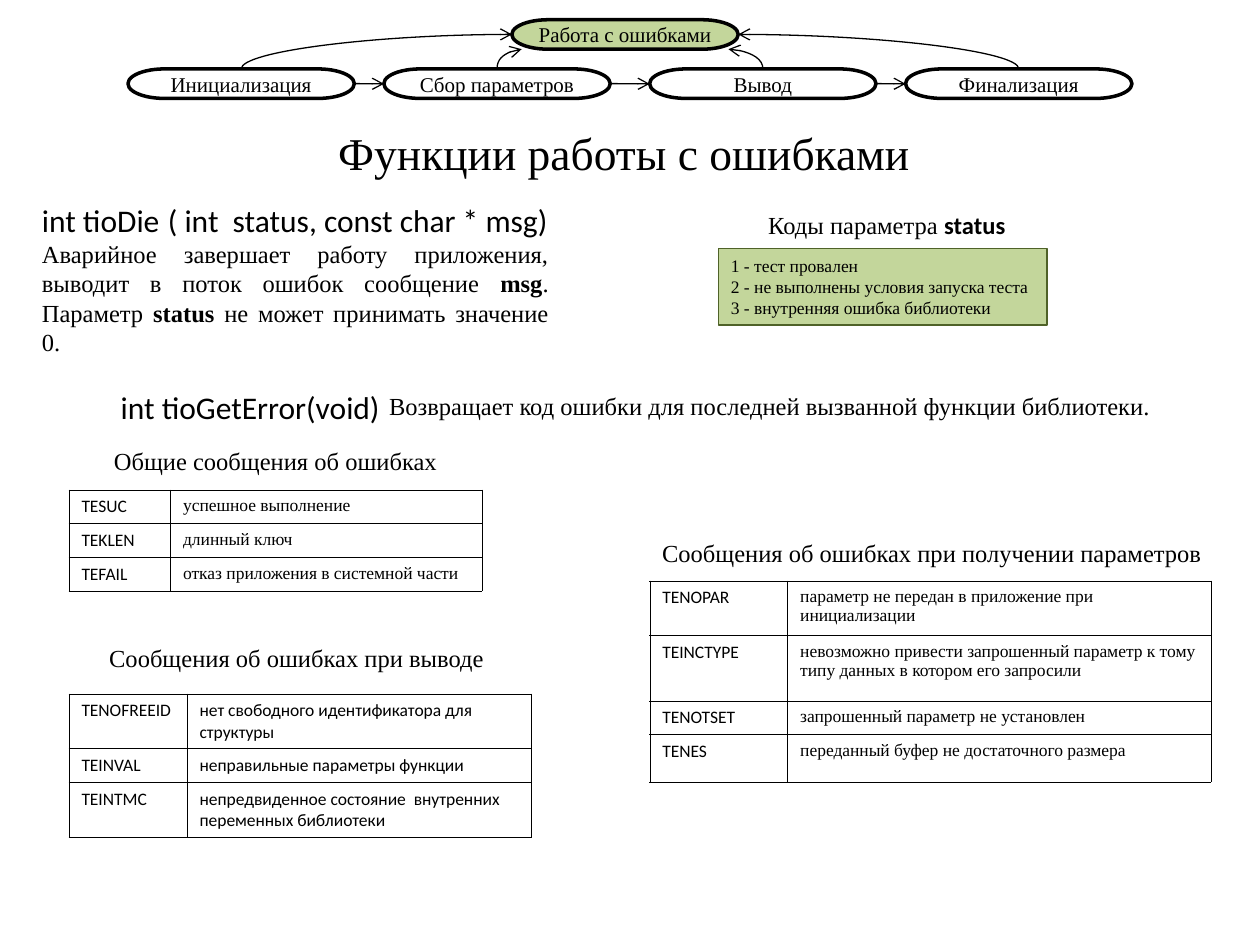
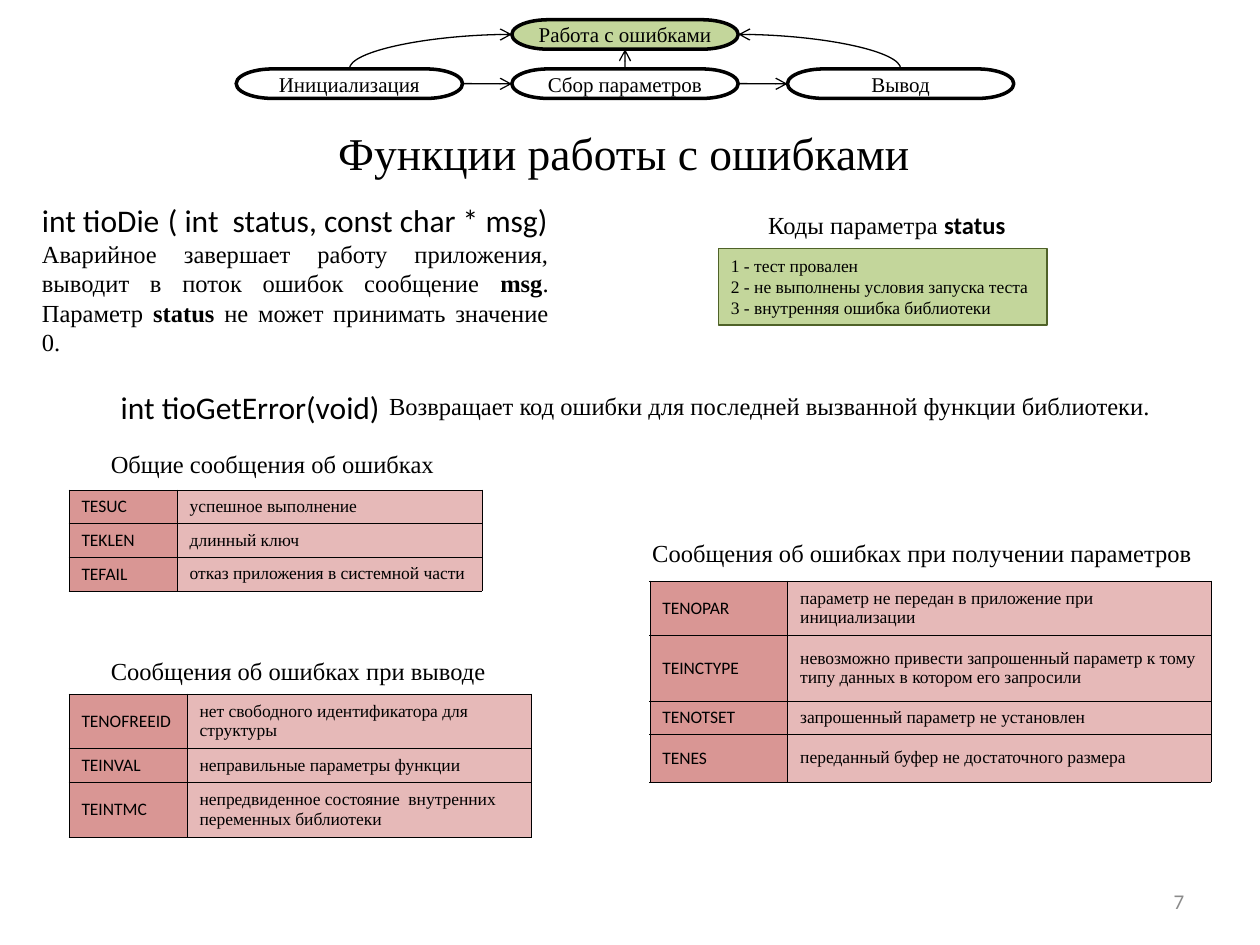
Before and after one commit to nwcfang/diplom_report, a slide deck: slide 7 of presentation/presentation.pptx. Drawn at 1260x945 pixels with LibreOffice and Linux fonts; fonts in the diff are those of the drawing. Boxes give left, top, right and bottom in pixels: in the first picture for what was removed or moved away, otherwise in the second. Text is boxed around its words. In the diff, an @@ line names an element or a change of style, - is before the commit and + after.

Commit message:
presentation

```diff
--- a/presentation/presentation.pptx
+++ b/presentation/presentation.pptx
@@ curved arrow moved from (241, 69) - (512, 34) to (349, 69) - (512, 34) @@
@@ curved arrow moved from (498, 69) - (522, 49) to (625, 69) - (625, 49) @@
@@ curved arrow removed from (762, 69) to (728, 49) @@
@@ curved arrow moved from (1019, 69) - (738, 34) to (901, 69) - (738, 34) @@
@@ pill shape "Инициализация": place and size @@
-pill shape "Инициализация" at [129, 69, 355, 98]
+pill shape "Инициализация" at [236, 69, 462, 98]
@@ pill shape "Инициализация" at [236, 69, 462, 98]: fill #FFFFFF to none @@
@@ curved arrow moved from (354, 83) - (384, 84) to (462, 83) - (512, 84) @@
@@ pill shape "Cбор параметров": place and size @@
-pill shape "Cбор параметров" at [384, 69, 611, 98]
+pill shape "Cбор параметров" at [512, 69, 738, 98]
@@ pill shape "Cбор параметров" at [512, 69, 738, 98]: fill none to #FFFFFF @@
@@ curved arrow moved from (610, 83) - (650, 84) to (738, 83) - (788, 84) @@
@@ pill shape "Вывод": place and size @@
-pill shape "Вывод" at [650, 69, 877, 98]
+pill shape "Вывод" at [788, 69, 1014, 98]
@@ curved arrow removed from (876, 83) to (906, 84) @@
@@ pill shape removed at [906, 69, 1133, 98] @@
-Финализация
@@ table at [69, 490, 483, 591] @@
@@ fill none to #D99694 in 3 cells @@
@@ fill none to #E6B9B8 in 3 cells @@
@@ text "Сообщения об ошибках при получении ...": place and size @@
-text "Сообщения об ошибках при получении ..." at [662, 544, 1201, 567]
+text "Сообщения об ошибках при получении ..." at [652, 544, 1191, 567]
@@ table at [650, 581, 1212, 781] @@
@@ fill none to #D99694 in 4 cells @@
@@ fill none to #E6B9B8 in 4 cells @@
@@ text "Сообщения об ошибках при выводе": place and size @@
-text "Сообщения об ошибках при выводе" at [109, 649, 483, 673]
+text "Сообщения об ошибках при выводе" at [111, 662, 485, 686]
@@ table at [69, 694, 532, 837] @@
@@ fill none to #D99694 in 3 cells @@
@@ fill none to #E6B9B8 in 3 cells @@
@@ font Calibri to Times New Roman in "нет свободного идентификатора для структуры", "неправильные параметры функции", "непредвиденное состояние внутренних переменных библиотеки" @@
@@ page number added at [1174, 895, 1185, 909], 12 pt, text #8C8C8C @@
+7
```
Also in this commit, not shown: 10 other slides changed, 1 slide added, 8 other files.
